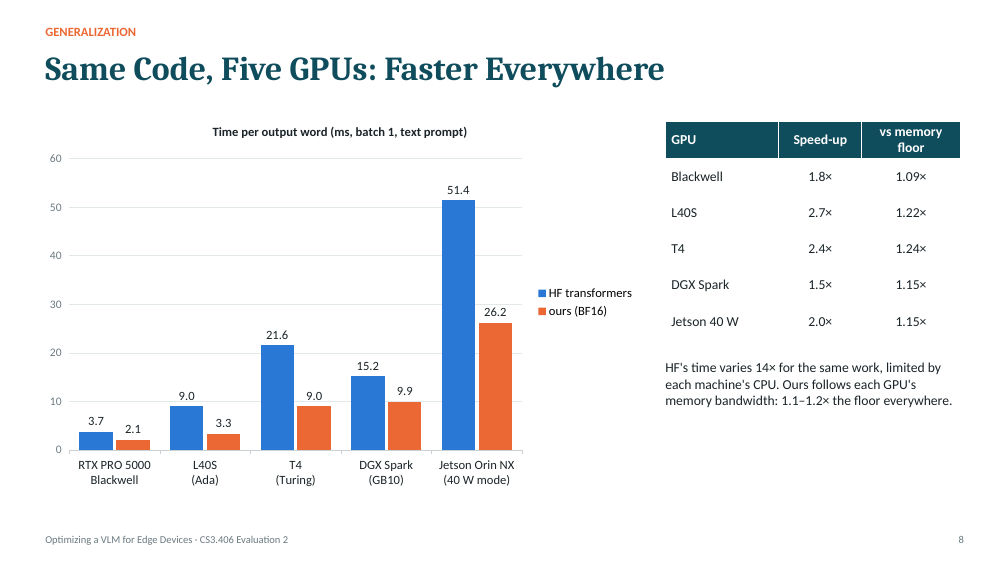
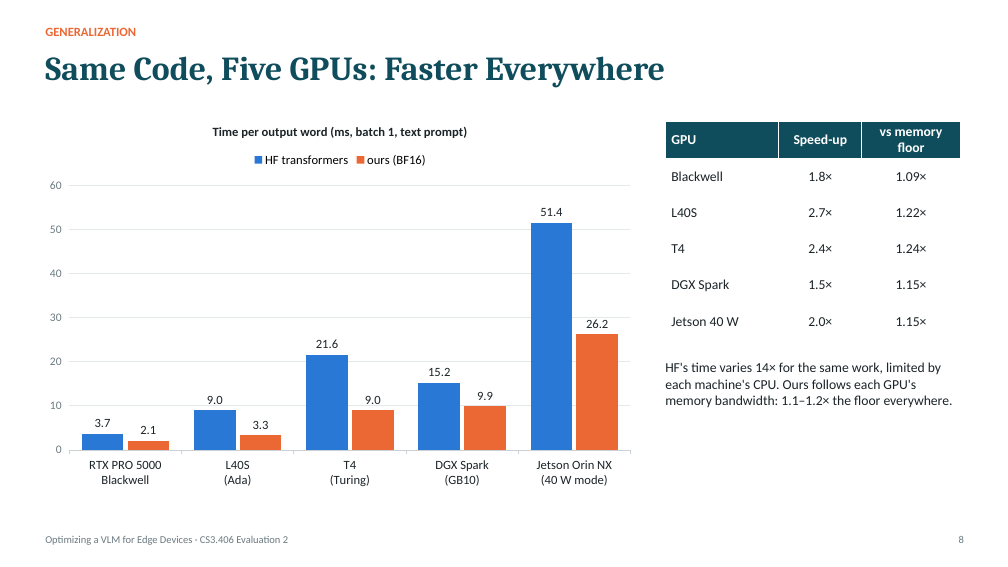
Before and after one commit to jainilbavishi24/LFM2.5-VL-Optimization, a slide deck: slide 8 of presentations/eval2/PAA_Eval2_Working_Prototype.pptx. Drawn at 1008x567 pixels with LibreOffice and Linux fonts; fonts in the diff are those of the drawing. Boxes give left, top, right and bottom in pixels: in the first picture for what was removed or moved away, otherwise in the second. Text is boxed around its words. In the diff, an @@ line names an element or a change of style, - is before the commit and + after.

```diff
--- a/presentations/eval2/PAA_Eval2_Working_Prototype.pptx
+++ b/presentations/eval2/PAA_Eval2_Working_Prototype.pptx
@@ column chart at [38,110,643,495] @@
@@ legend changed @@
```
Also in this commit, not shown: 2 other slides changed, 3 other files.
